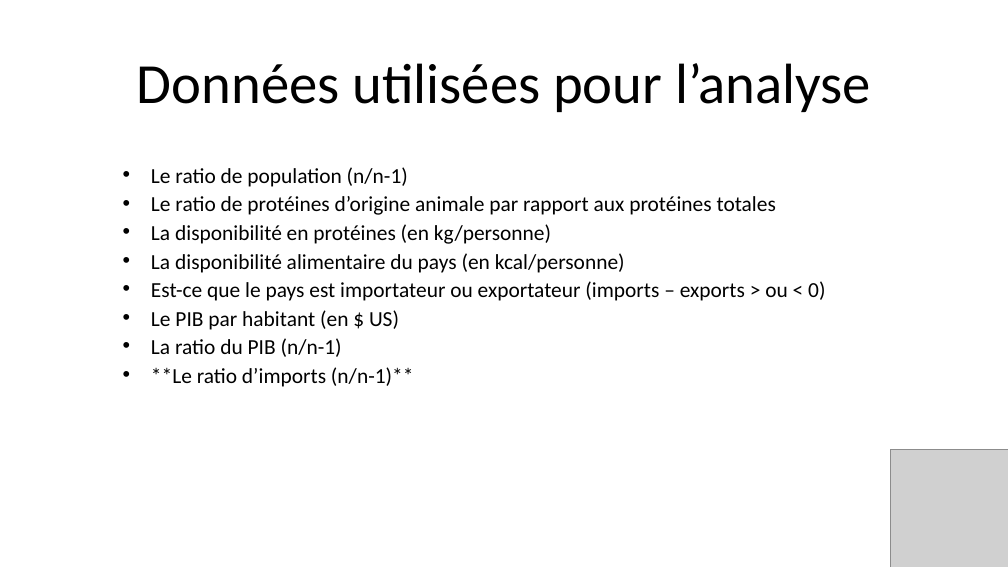
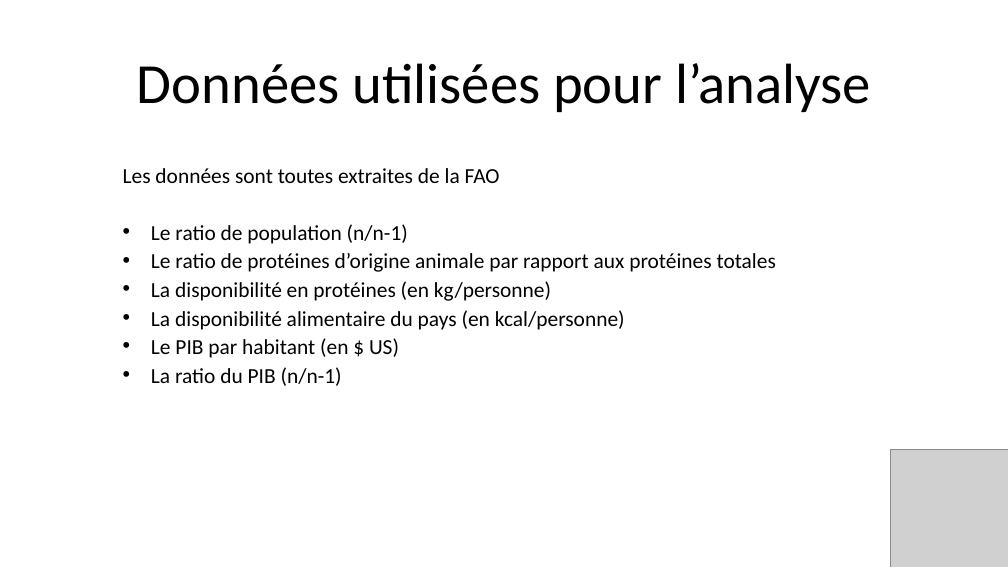
Before and after one commit to Julien-paulet/Projet_5_effectuez_une_etude_de_marche, a slide deck: slide 7 of Projet_5_présentation.pptx (slide 8 before the commit). Drawn at 1008x567 pixels with LibreOffice and Linux fonts; fonts in the diff are those of the drawing; grey boxes stand for pictures. Boxes give left, top, right and bottom in pixels: in the first picture for what was removed or moved away, otherwise in the second. Text is boxed around its words. In the diff, an @@ line names an element or a change of style, - is before the commit and + after.

```diff
--- a/Projet_5_présentation.pptx
+++ b/Projet_5_présentation.pptx
@@ subtitle at [123, 168, 500, 183]: paragraph added @@
+Les données sont toutes extraites de la FAO
@@ subtitle at [151, 281, 825, 301]: paragraph removed @@
-• Est-ce que le pays est importateur ou exportateur (imports – exports > ou < 0)
@@ subtitle at [151, 367, 413, 387]: paragraph removed @@
-• **Le ratio d’imports (n/n-1)**
```
Also in this commit, not shown: 3 other slides changed, 11 slides added, 3 slides removed, 2 other files.
